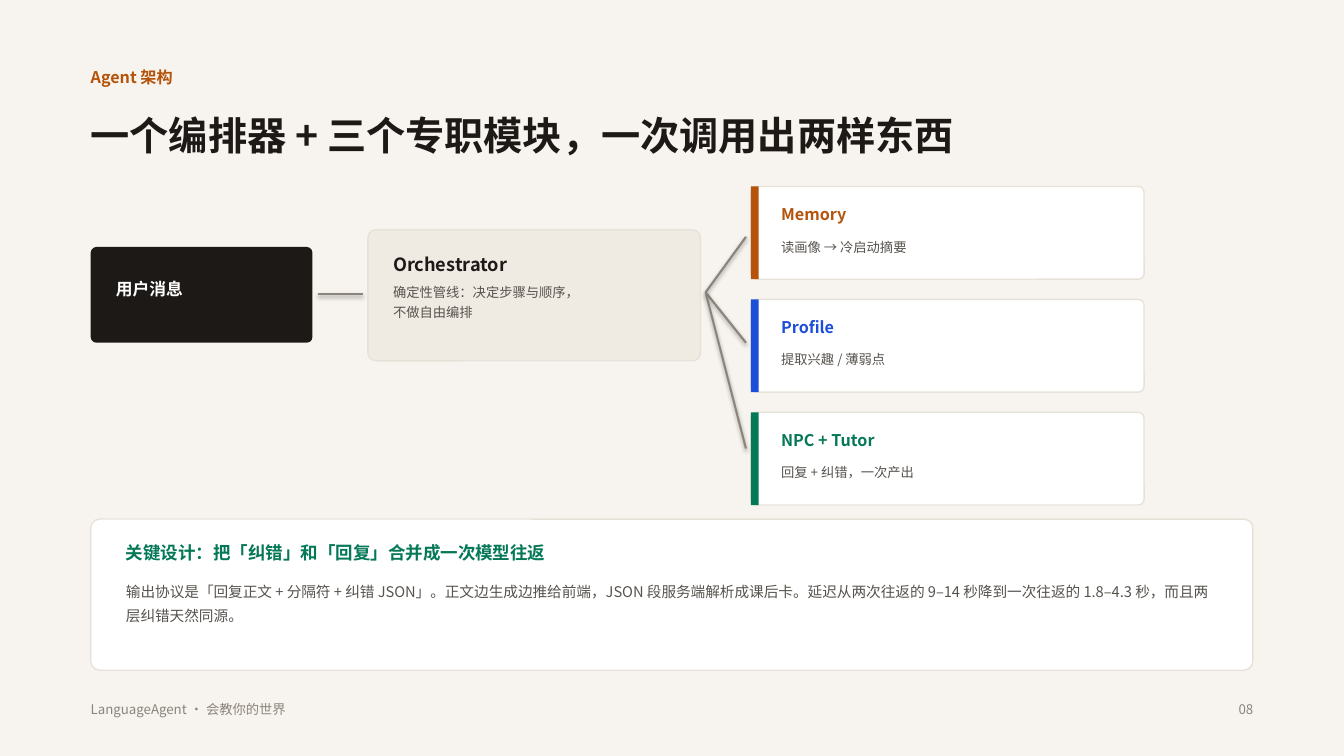
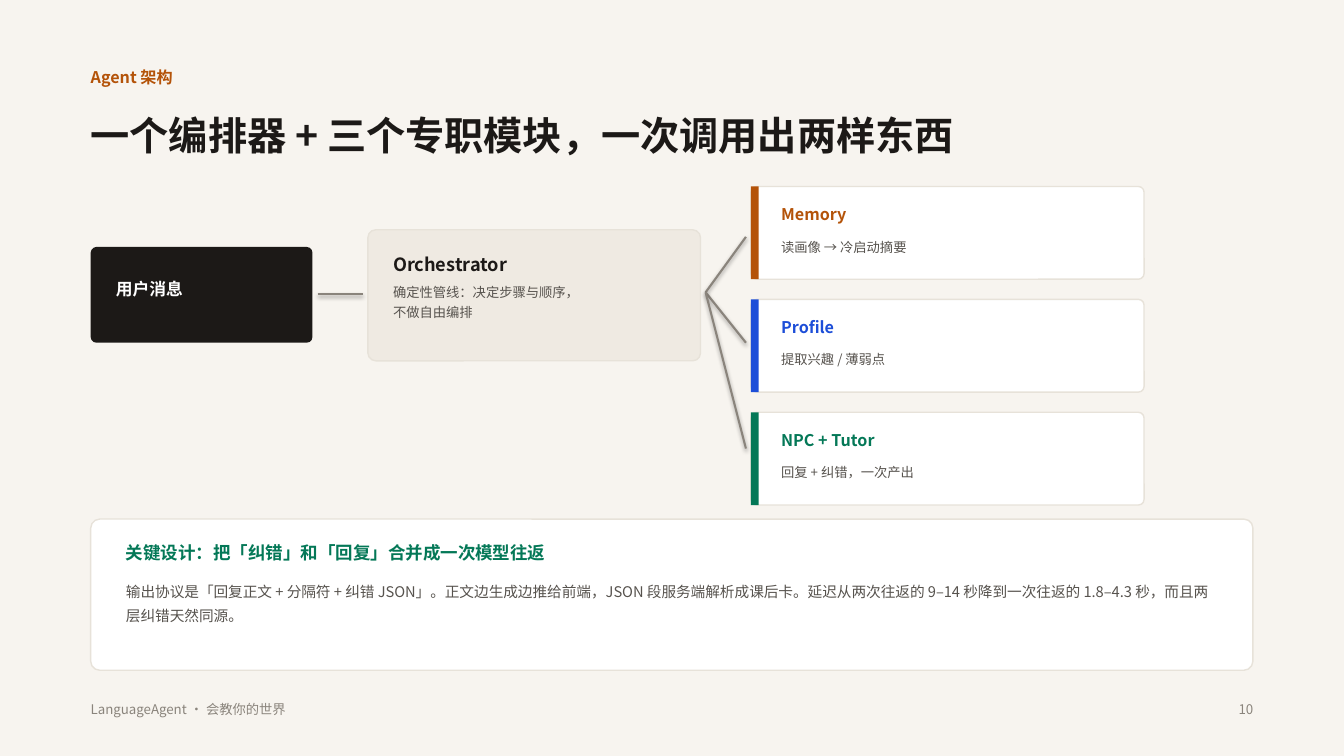
Before and after one commit to LilyW-hub/LanguageAgent, a slide deck: slide 10 of docs/pitch/LanguageAgent_黑客松路演.pptx (slide 8 before the commit). Drawn at 1344x756 pixels with LibreOffice and Linux fonts; fonts in the diff are those of the drawing. Boxes give left, top, right and bottom in pixels: in the first picture for what was removed or moved away, otherwise in the second. Text is boxed around its words. In the diff, an @@ line names an element or a change of style, - is before the commit and + after.

```diff
--- a/docs/pitch/LanguageAgent_黑客松路演.pptx
+++ b/docs/pitch/LanguageAgent_黑客松路演.pptx
@@ text at [1239,704,1254,714]: text changed @@
-08
+10
```
Also in this commit, not shown: 8 other slides changed, 2 slides added, 1 other file.
